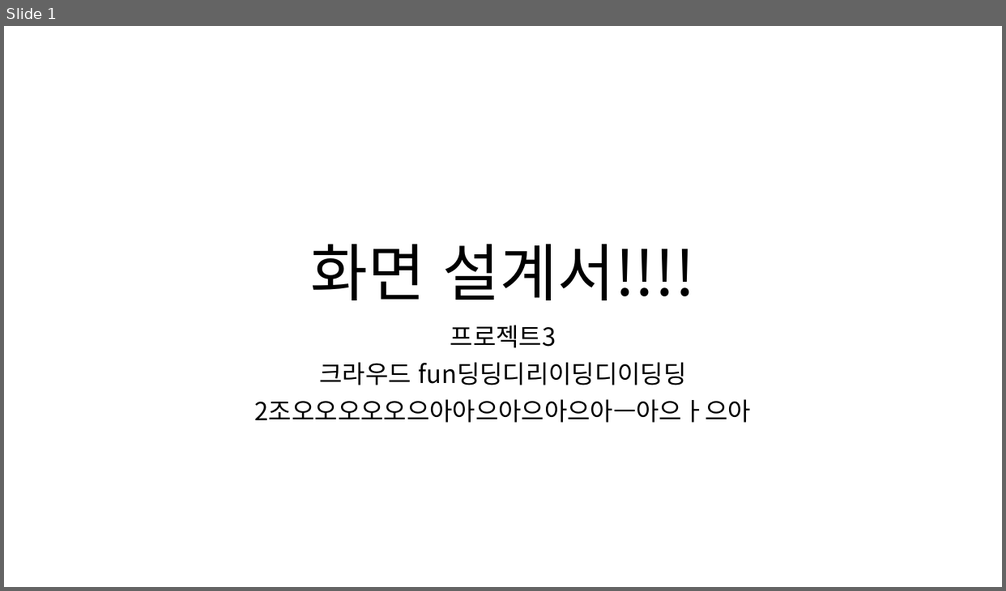
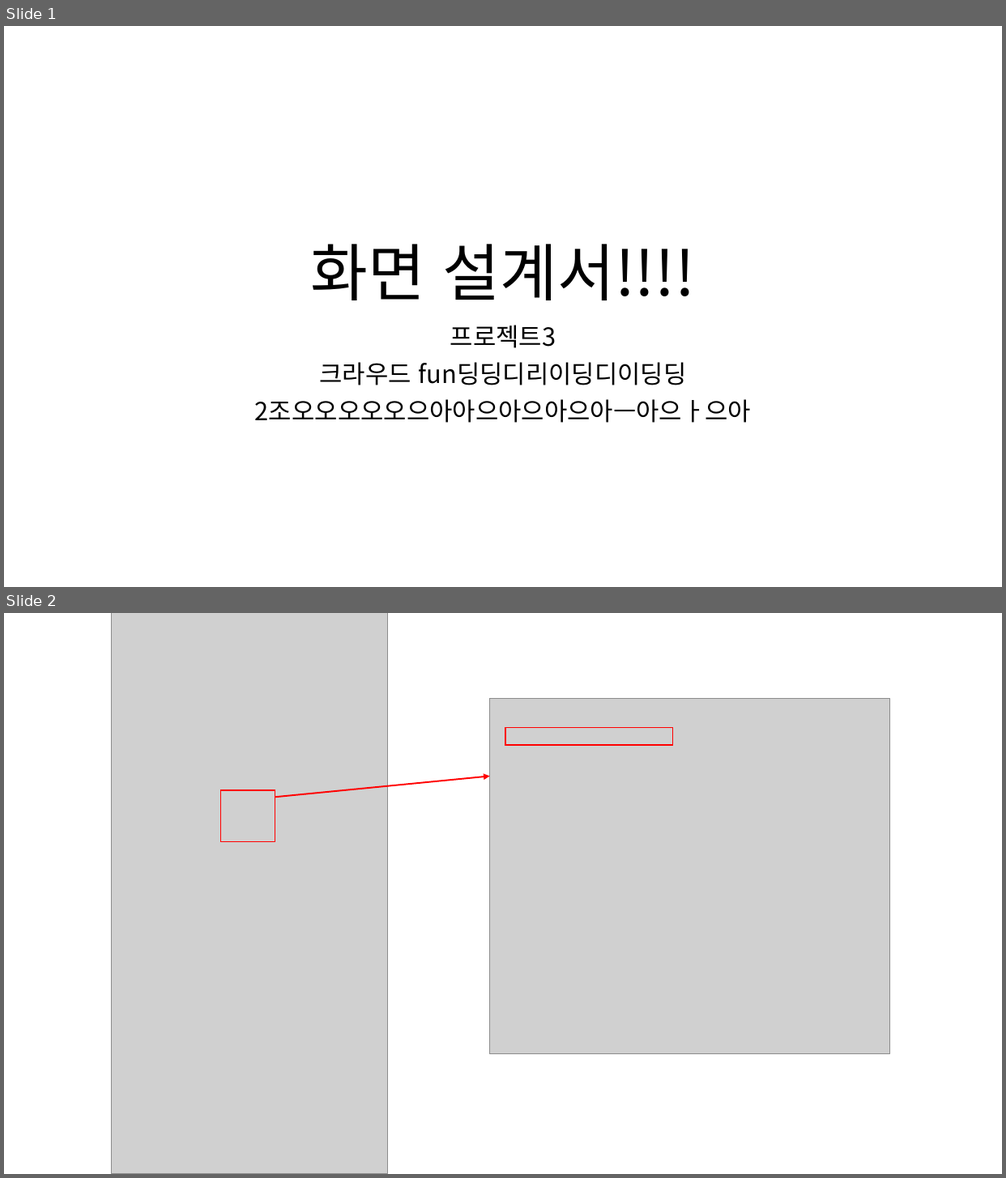
Before and after one commit to ezenteam2/EzenCrowdFunding, a slide deck: project03 화면설계서/0221 발표용 project03 - 화면 설계서 - 서희.pptx. Shown one above the other, each under a label of ours: slide 1 before the commit, slides 1 and 2 after it. The pictures are 1006x591 and 1006x1178 pixels, drawn with LibreOffice and Linux fonts; fonts in the diff are those of the drawing; grey boxes stand for pictures. Boxes give left, top, right and bottom in pixels: in the first picture for what was removed or moved away, otherwise in the second. Text is boxed around its words. In the diff, an @@ line names an element or a change of style, - is before the commit and + after.

```diff
--- a/project03 화면설계서/0221 발표용 project03 - 화면 설계서 - 서희.pptx
+++ b/project03 화면설계서/0221 발표용 project03 - 화면 설계서 - 서희.pptx
@@ slide 2 added at (4,613,1002,1174), background #FFFFFF @@
@@ picture added at (112,613,387,1174) @@
@@ picture added at (490,698,889,1054) @@
@@ rectangle added at (505,727,673,745), outline #FF0000 1 pt @@
@@ arrow added from (275, 797) to (490, 776), #FF0000 1.5 pt @@
@@ rectangle added at (220,790,275,841), outline #FF0000 1 pt @@
```
Also in this commit, not shown: 14 other slides added.
